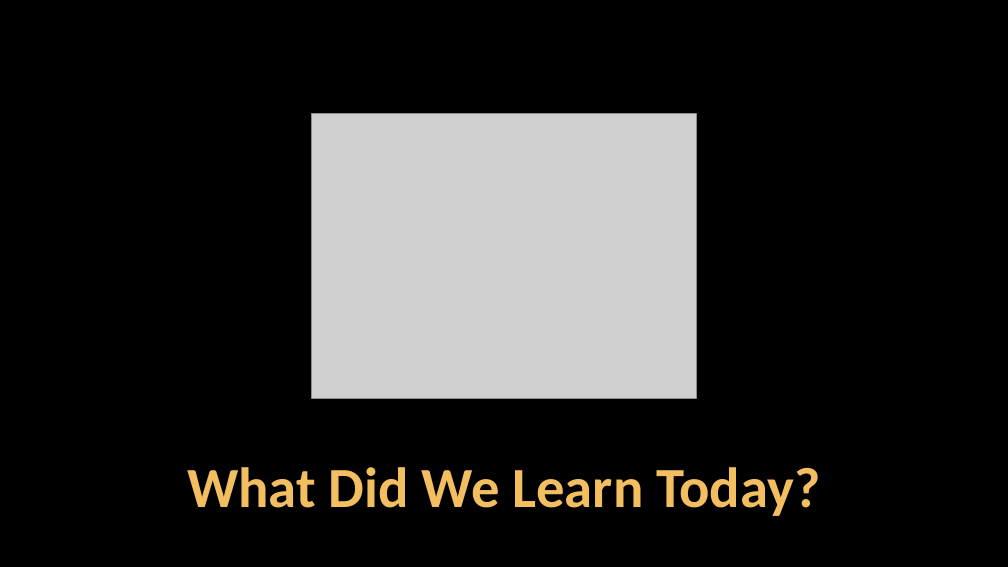
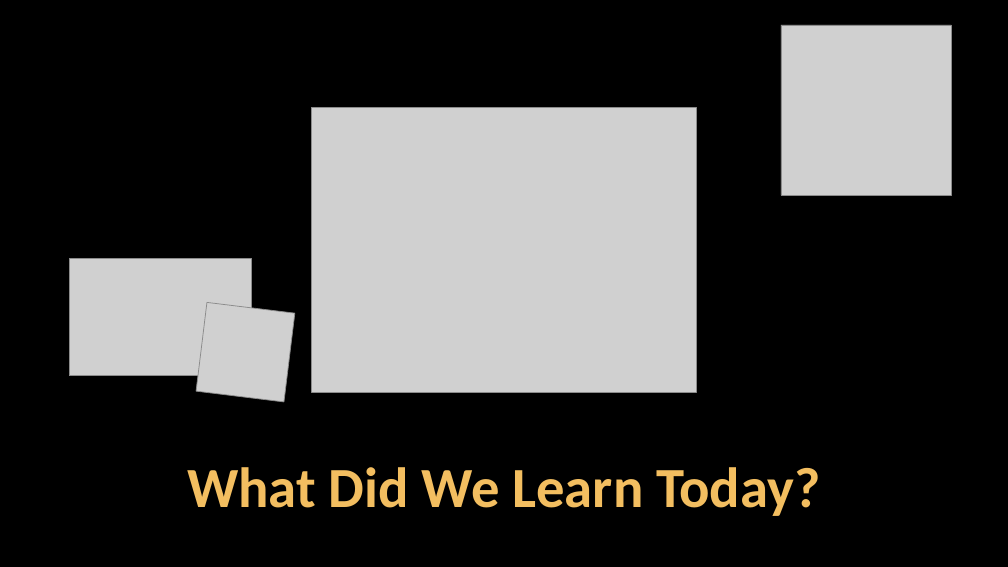
Before and after one commit to SoftUni/Programming-Basics-Book-CSharp-EN, a slide deck: slide 1 of resources/Presentation-Slides/Chapter-1-Into-Programming/07.Summary.pptx. Drawn at 1008x567 pixels with LibreOffice and Linux fonts; fonts in the diff are those of the drawing; grey boxes stand for pictures; background and template pictures are left out. Boxes give left, top, right and bottom in pixels: in the first picture for what was removed or moved away, otherwise in the second. Text is boxed around its words. In the diff, an @@ line names an element or a change of style, - is before the commit and + after.

```diff
--- a/resources/Presentation-Slides/Chapter-1-Into-Programming/07.Summary.pptx
+++ b/resources/Presentation-Slides/Chapter-1-Into-Programming/07.Summary.pptx
@@ picture added at (781,25,951,195) @@
@@ picture: place and size @@
-picture at (312,113,696,399)
+picture at (312,107,696,392)
@@ picture added at (69,259,251,376) @@
@@ picture added at (196,303,295,402) @@
```
Also in this commit, not shown: 1 other slide changed, 1 other file.
